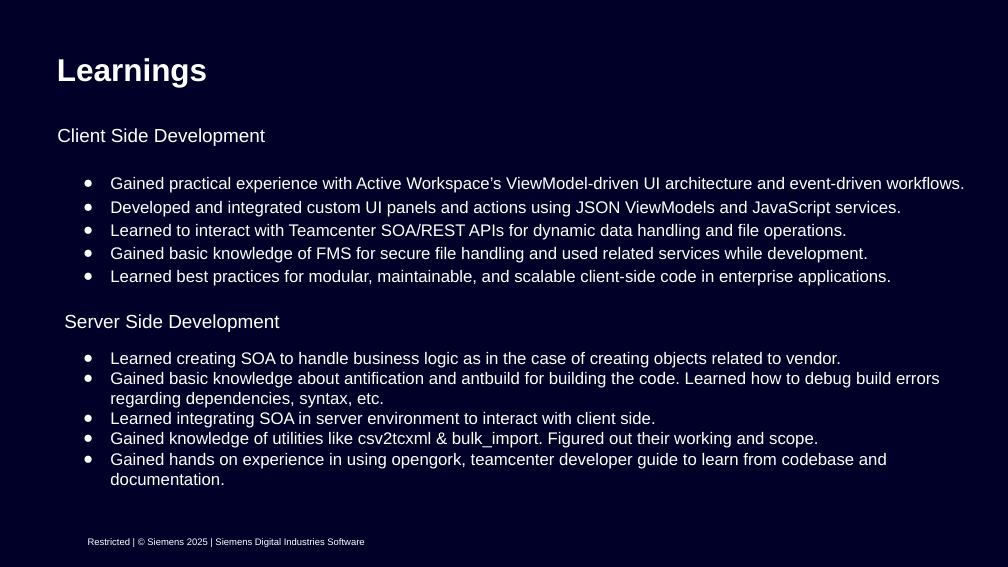
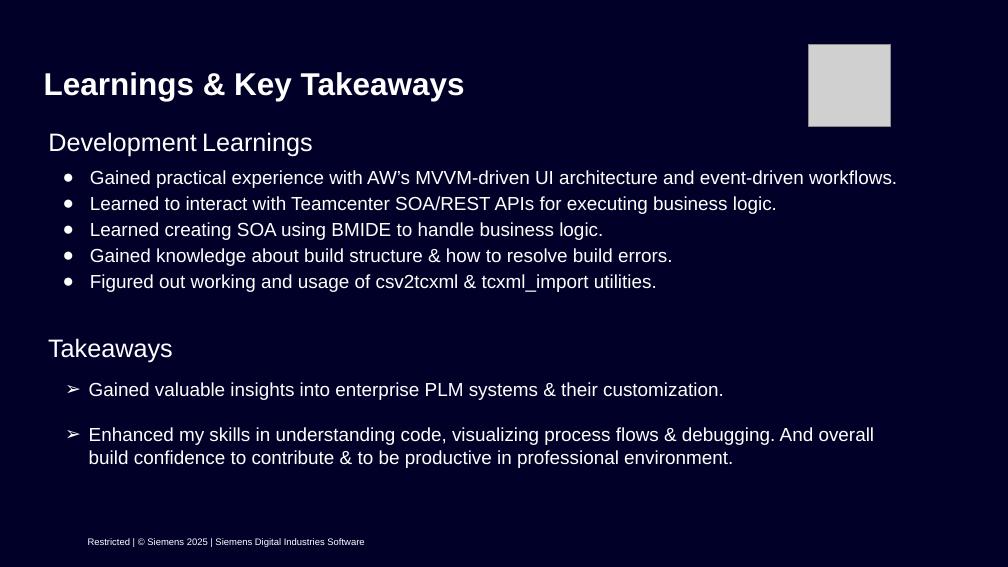
Before and after one commit to ashutoshkorde4/presentation, a slide deck: slide 9 of LCS_FY25 Internship Demo.pptx (slide 8 before the commit). Drawn at 1008x567 pixels with LibreOffice and Linux fonts; fonts in the diff are those of the drawing; grey boxes stand for pictures; background and template pictures are left out. Boxes give left, top, right and bottom in pixels: in the first picture for what was removed or moved away, otherwise in the second. Text is boxed around its words. In the diff, an @@ line names an element or a change of style, - is before the commit and + after.

Commit message:
reduced text

```diff
--- a/LCS_FY25 Internship Demo.pptx
+++ b/LCS_FY25 Internship Demo.pptx
@@ picture added at (809,45,891,126) @@
@@ title at (44,72,465,101): text changed @@
-Learnings
+Learnings & Key Takeaways
@@ text at (48,132,313,157): text changed; size 18 to 24 pt @@
-Client Side Development
+Development Learnings
@@ text at (90,170,897,292): text changed; size 16 to 18 pt @@
-● Gained practical experience with Active Workspace’s ViewModel-driven UI architecture and event-driven workflows.
-● Developed and integrated custom UI panels and actions using JSON ViewModels and JavaScript services.
-● Learned to interact with Teamcenter SOA/REST APIs for dynamic data handling and file operations.
-● Gained basic knowledge of FMS for secure file handling and used related services while development.
-● Learned best practices for modular, maintainable, and scalable client-side code in enterprise applications.
+● Gained practical experience with AW’s MVVM-driven UI architecture and event-driven workflows.
+● Learned to interact with Teamcenter SOA/REST APIs for executing business logic.
+● Learned creating SOA using BMIDE to handle business logic.
+● Gained knowledge about build structure & how to resolve build errors.
+● Figured out working and usage of csv2tcxml & tcxml_import utilities.
@@ text removed at (64,314,279,332) @@
-Server Side Development
@@ text added at (48,338,173,362), 24 pt, text #FFFFFF @@
+Takeaways
@@ text removed at (110,352,940,485) @@
-● Learned creating SOA to handle business logic as in the case of creating objects related to vendor.
-● Gained basic knowledge about antification and antbuild for building the code. Learned how to debug build errors regarding dependencies, syntax, etc.
-● Learned integrating SOA in server environment to interact with client side.
-● Gained knowledge of utilities like csv2tcxml & bulk_import. Figured out their working and scope.
-● Gained hands on experience in using opengork, teamcenter developer guide to learn from codebase and documentation.
@@ text added at (89,382,875,468), 18 pt, text #FFFFFF @@
+➢ Gained valuable insights into enterprise PLM systems & their customization.
+➢ Enhanced my skills in understanding code, visualizing process flows & debugging. And overall build confidence to contribute & to be productive in professional environment.
```
Also in this commit, not shown: 7 other slides changed, 1 slide added.
